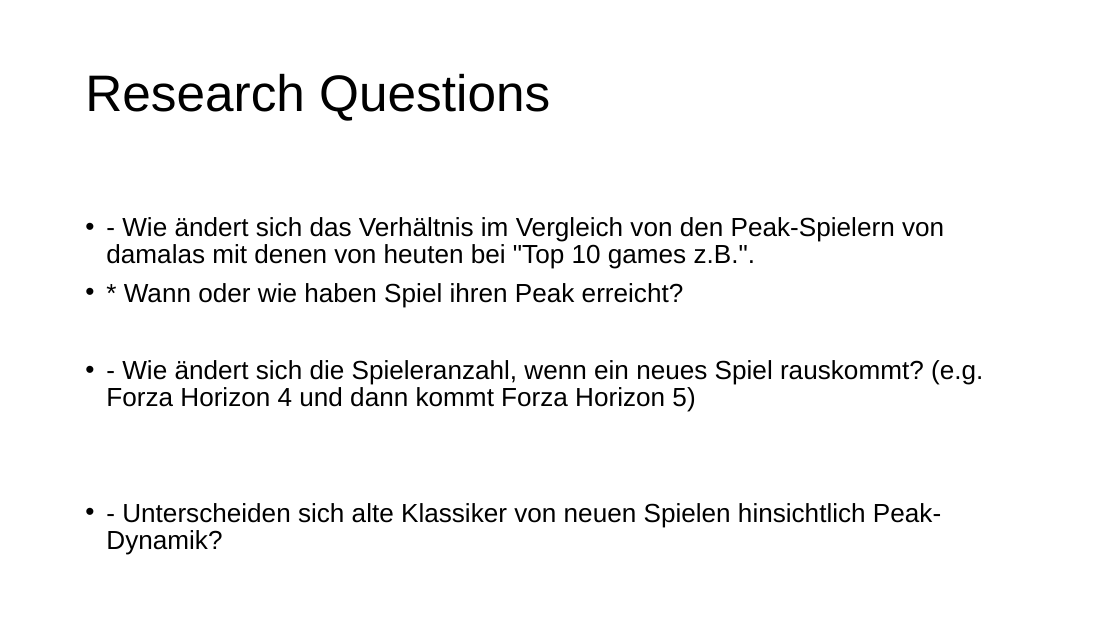
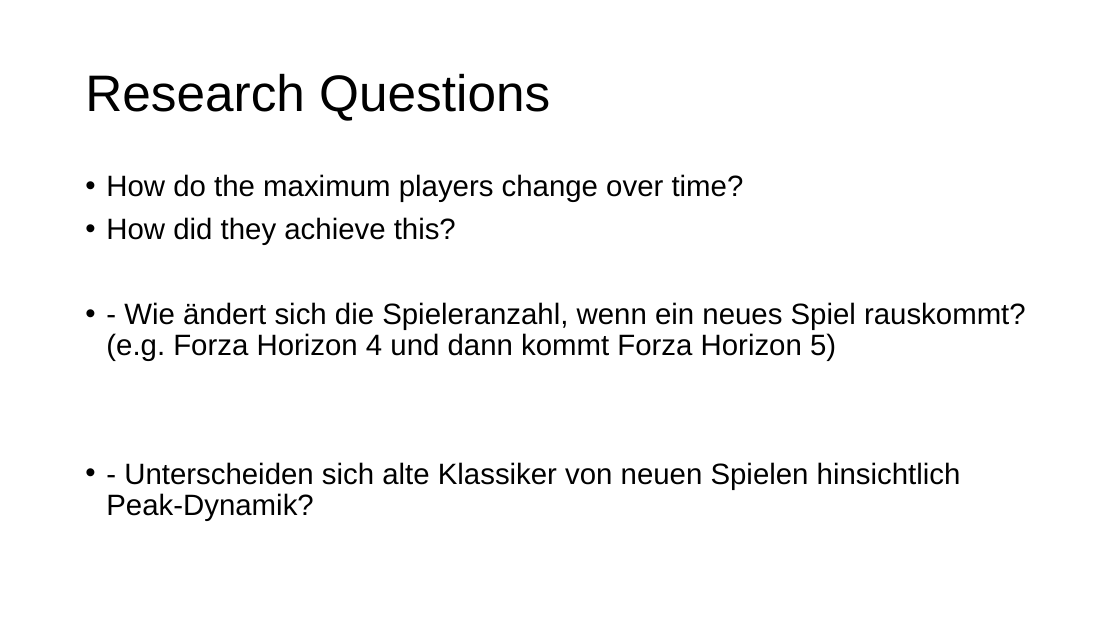
Before and after one commit to ClemensGugerbauer/ki-miniproject-steam, a slide deck: slide 4 of Presentation.pptx. Drawn at 1120x630 pixels with LibreOffice and Linux fonts; fonts in the diff are those of the drawing. Boxes give left, top, right and bottom in pixels: in the first picture for what was removed or moved away, otherwise in the second. Text is boxed around its words. In the diff, an @@ line names an element or a change of style, - is before the commit and + after.

```diff
--- a/Presentation.pptx
+++ b/Presentation.pptx
@@ text at bbox=[106, 174, 744, 245]: text changed; size 22.4 to 25.2 pt @@
-• - Wie ändert sich das Verhältnis im Vergleich von den Peak-Spielern von damalas mit denen von heuten bei "Top 10 games z.B.".
-• * Wann oder wie haben Spiel ihren Peak erreicht?
+• How do the maximum players change over time?
+• How did they achieve this?
@@ text at bbox=[106, 302, 1026, 521]: size 22.4 to 25.2 pt in "- Wie ändert sich die Spieleranzahl, wenn ...", "- Unterscheiden sich alte Klassiker von neuen ..."; line spacing 0.86 to 0.88 @@
```
Also in this commit, not shown: 1 other slide changed, 3 slides added, 3 slides removed, 4 other files.
